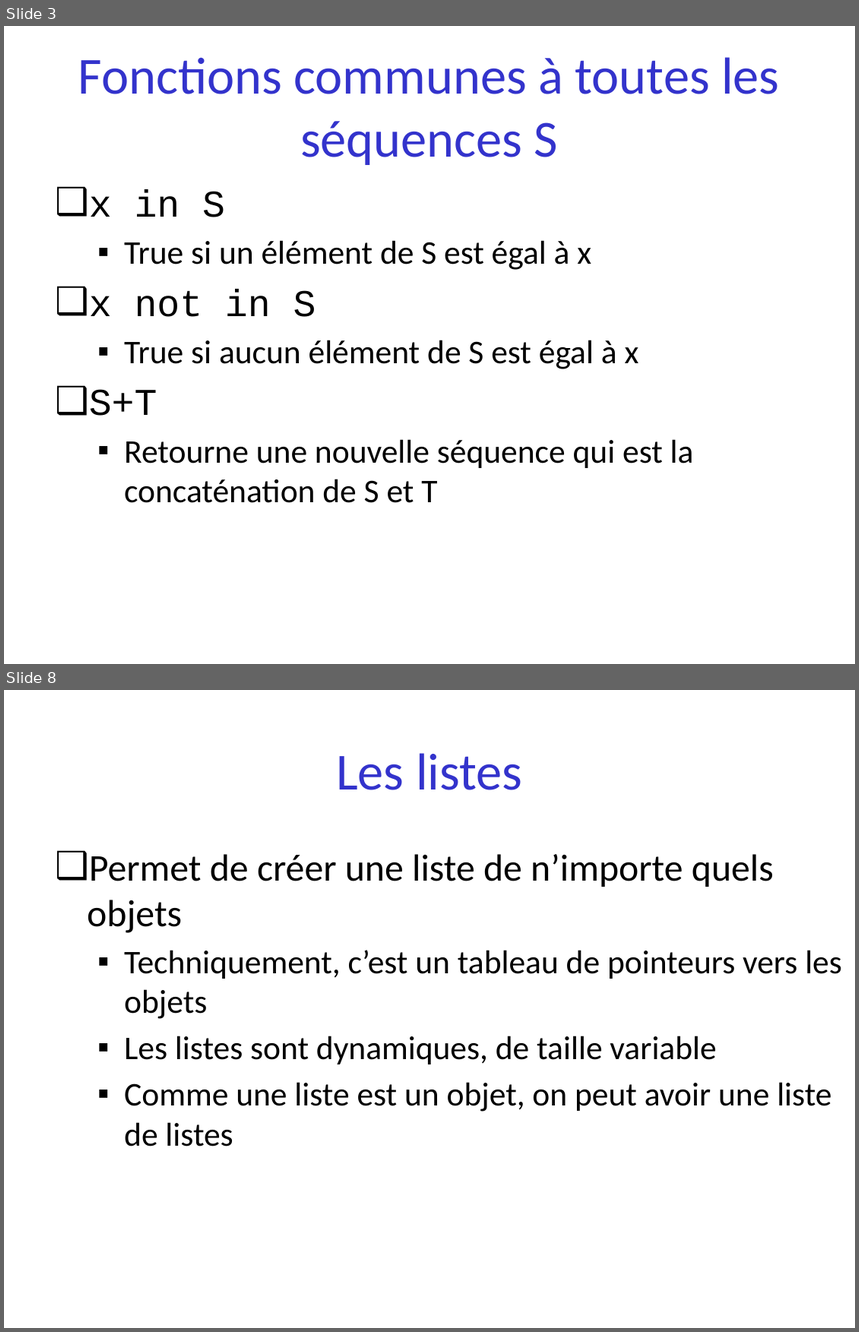
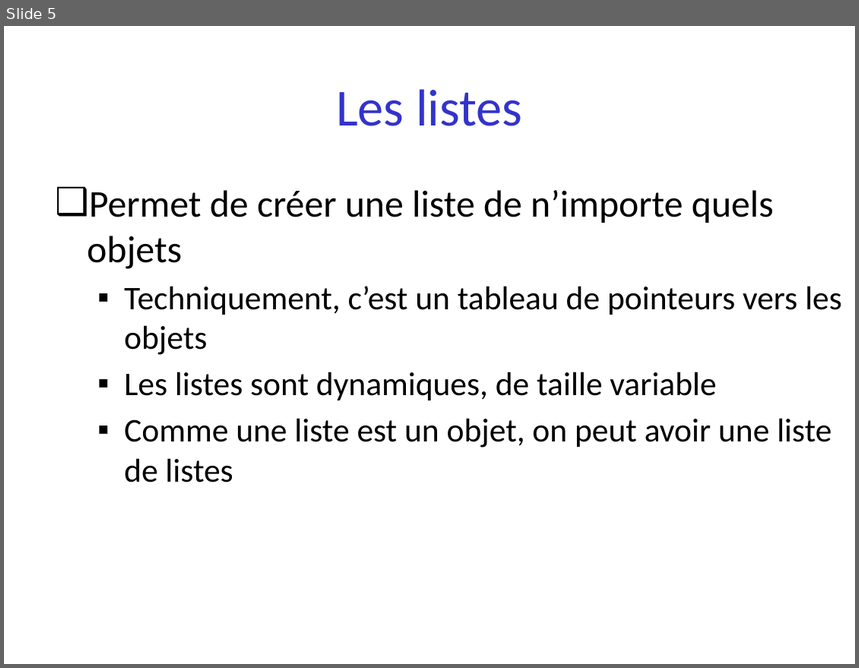
Before and after one commit to parmentelat/flotpython-archive, a slide deck: semaine2/semaine2-3.pptx. Shown one above the other, each under a label of ours: slides 3 and 8 before the commit, slide 5 after it; the slides between them are not shown. The pictures are 859x1332 and 859x668 pixels, drawn with LibreOffice and Linux fonts; fonts in the diff are those of the drawing. Boxes give left, top, right and bottom in pixels: in the first picture for what was removed or moved away, otherwise in the second. Text is boxed around its words. In the diff, an @@ line names an element or a change of style, - is before the commit and + after.

```diff
--- a/semaine2/semaine2-3.pptx
+++ b/semaine2/semaine2-3.pptx
@@ slide 3 removed at (4,26,855,664), background #FFFFFF @@
@@ title removed at (78,57,779,165) @@
-Fonctions communes à toutes les séquences S
@@ text removed at (89,189,694,503) @@
-❑ x in S
-  ▪ True si un élément de S est égal à x
-❑ x not in S
-  ▪ True si aucun élément de S est égal à x
-❑ S+T
-  ▪ Retourne une nouvelle séquence qui est la concaténation de S et T
@@ what was slide 8 is now slide 5 @@
```
Also in this commit, not shown: 1 slide changed, 3 slides added, 5 other slides removed, 11 other files.
